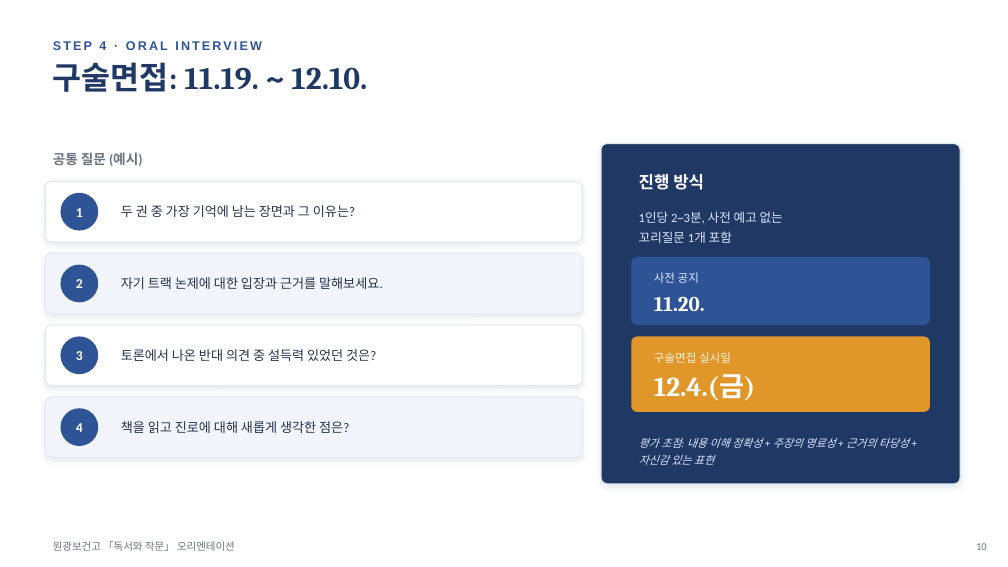
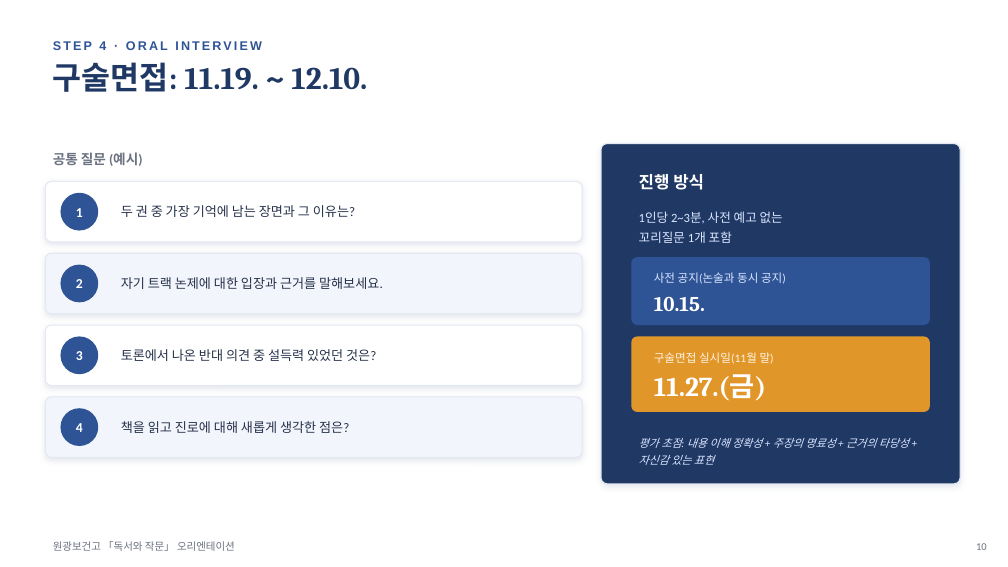
Before and after one commit to muju44havruta/havrutakim, a slide deck: slide 10 of curriculum_plans/원광보건고_오리엔테이션_PPT.pptx. Drawn at 1008x567 pixels with LibreOffice and Linux fonts; fonts in the diff are those of the drawing. Boxes give left, top, right and bottom in pixels: in the first picture for what was removed or moved away, otherwise in the second. Text is boxed around its words. In the diff, an @@ line names an element or a change of style, - is before the commit and + after.

```diff
--- a/curriculum_plans/원광보건고_오리엔테이션_PPT.pptx
+++ b/curriculum_plans/원광보건고_오리엔테이션_PPT.pptx
@@ text at (x1=654, y1=272, x2=786, y2=284): text changed @@
-사전 공지
+사전 공지(논술과 동시 공지)
@@ text at (x1=654, y1=297, x2=705, y2=311): text changed @@
-11.20.
+10.15.
@@ text at (x1=654, y1=352, x2=774, y2=364): text changed @@
-구술면접 실시일
+구술면접 실시일(11월 말)
@@ text at (x1=654, y1=374, x2=766, y2=401): text changed @@
-12.4.(금)
+11.27.(금)
```
Also in this commit, not shown: 3 other slides changed, 4 other files.
